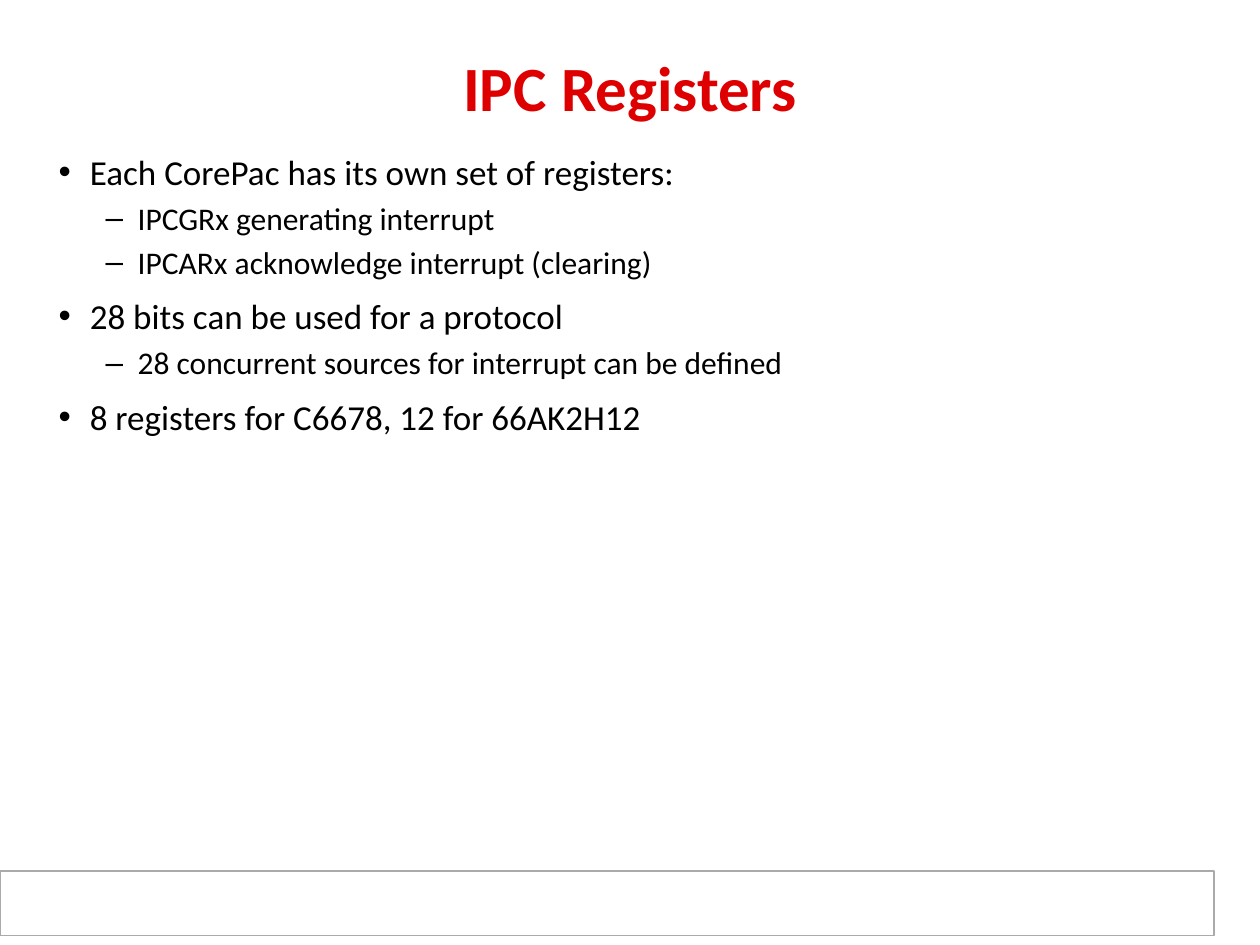
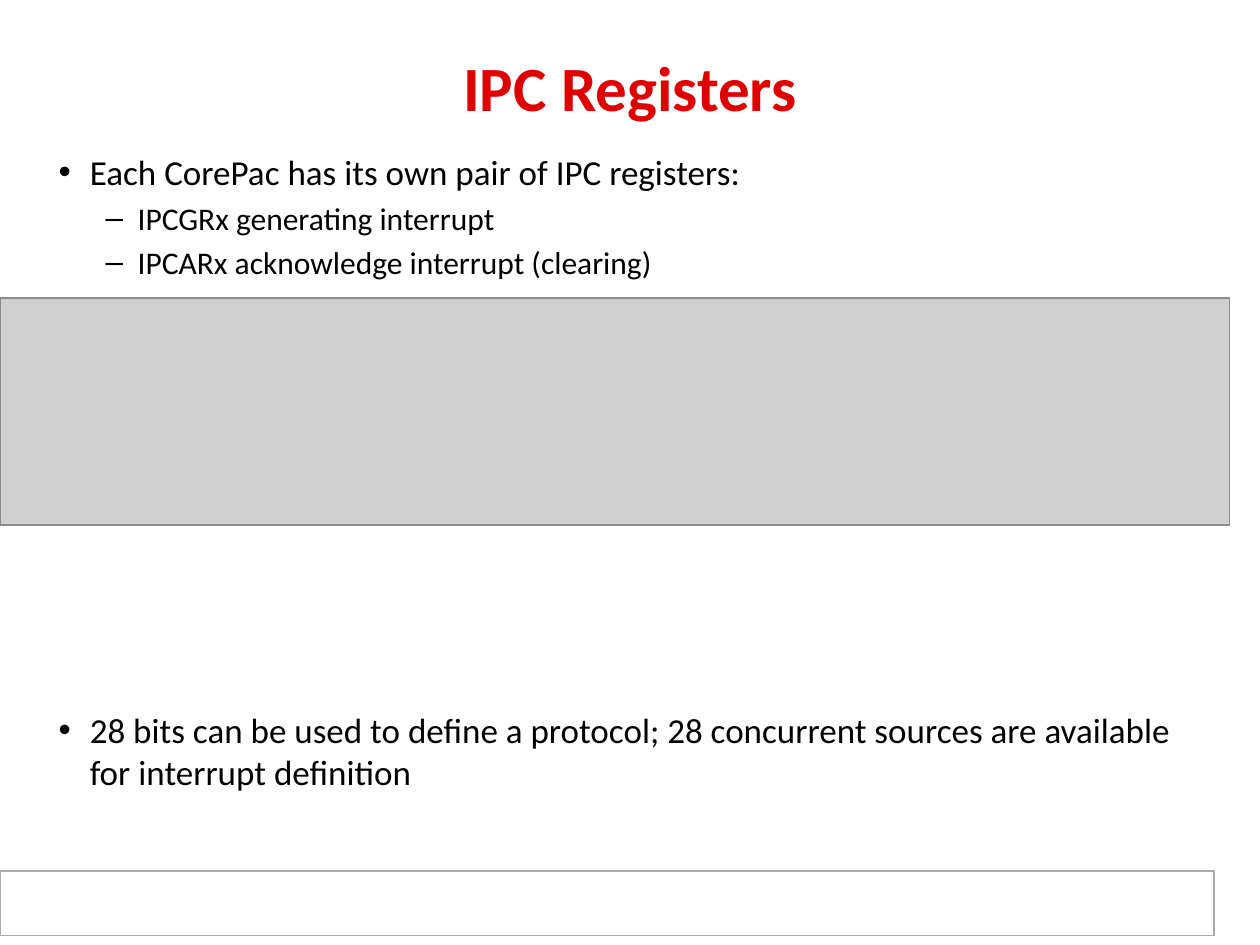
Before and after one commit to hari1989/keystone-workshop, a slide deck: slide 5 of preliminary/ipcForTI_RTOS_Internal.pptx. Drawn at 1260x945 pixels with LibreOffice and Linux fonts; fonts in the diff are those of the drawing; grey boxes stand for pictures; background and template pictures are left out. Boxes give left, top, right and bottom in pixels: in the first picture for what was removed or moved away, otherwise in the second. Text is boxed around its words. In the diff, an @@ line names an element or a change of style, - is before the commit and + after.

Commit message:
RJH

```diff
--- a/preliminary/ipcForTI_RTOS_Internal.pptx
+++ b/preliminary/ipcForTI_RTOS_Internal.pptx
@@ text at (x1=90, y1=160, x2=740, y2=191): text changed @@
-• Each CorePac has its own set of registers:
+• Each CorePac has its own pair of IPC registers:
@@ picture added at (x1=0, y1=297, x2=1230, y2=524) @@
@@ text at (x1=90, y1=718, x2=1170, y2=791): text changed @@
-• 28 bits can be used for a protocol
-  – 28 concurrent sources for interrupt can be defined
-• 8 registers for C6678, 12 for 66AK2H12
+• 28 bits can be used to define a protocol; 28 concurrent sources are available for interrupt definition
```
Also in this commit, not shown: 18 other slides changed, 1 slide removed.
